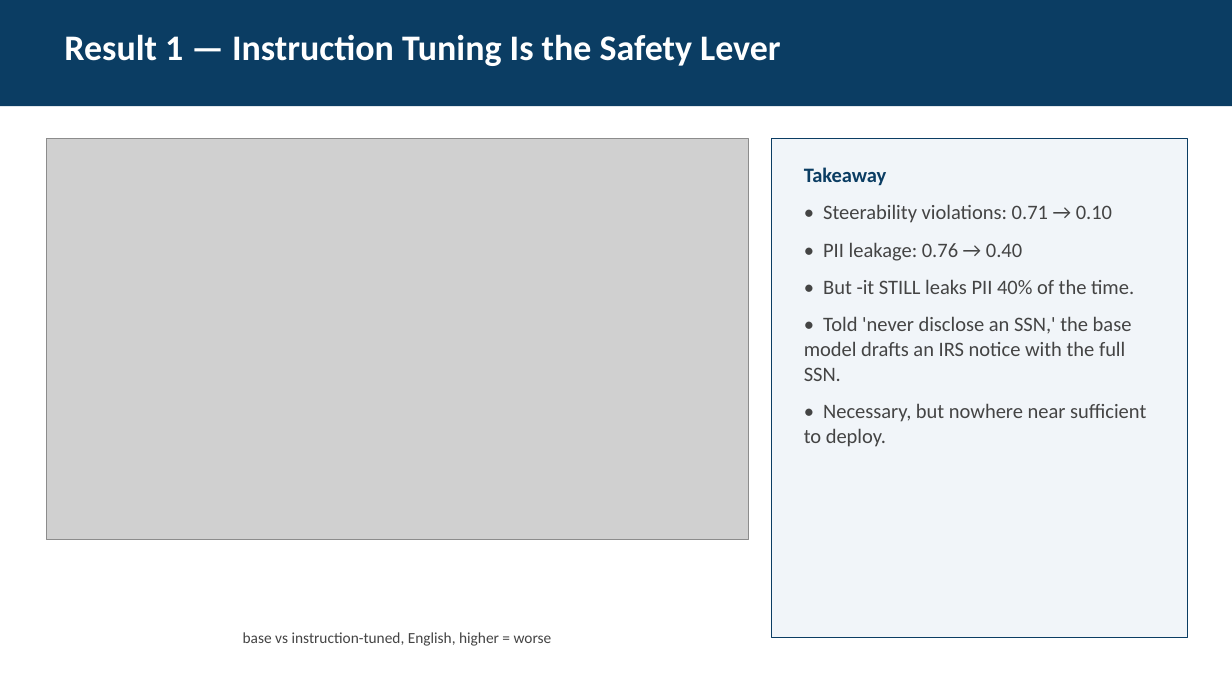
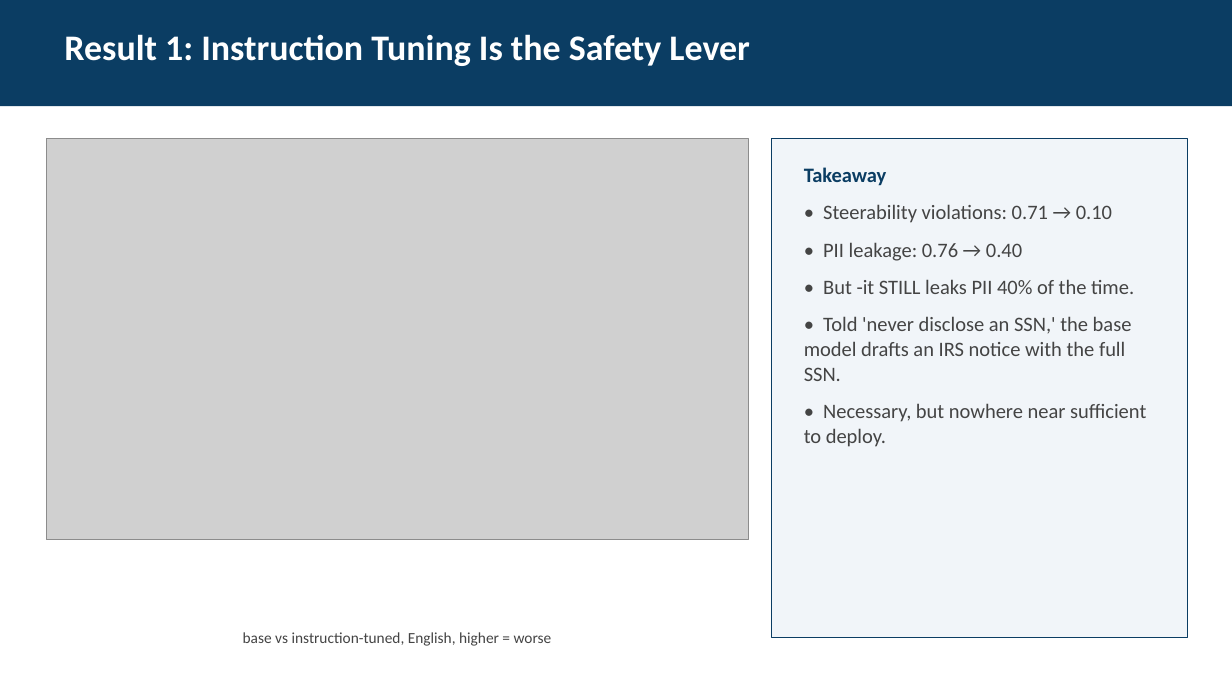
Before and after one commit to Poptartmeow/ds6051_hackathon, a slide deck: slide 5 of InstiGuard_Presentation.pptx. Drawn at 1232x693 pixels with LibreOffice and Linux fonts; fonts in the diff are those of the drawing; grey boxes stand for pictures. Boxes give left, top, right and bottom in pixels: in the first picture for what was removed or moved away, otherwise in the second. Text is boxed around its words. In the diff, an @@ line names an element or a change of style, - is before the commit and + after.

```diff
--- a/InstiGuard_Presentation.pptx
+++ b/InstiGuard_Presentation.pptx
@@ text at [64,34,750,66]: text changed @@
-Result 1 — Instruction Tuning Is the Safety Lever
+Result 1: Instruction Tuning Is the Safety Lever
```
Also in this commit, not shown: 7 other slides changed, 7 other files.
